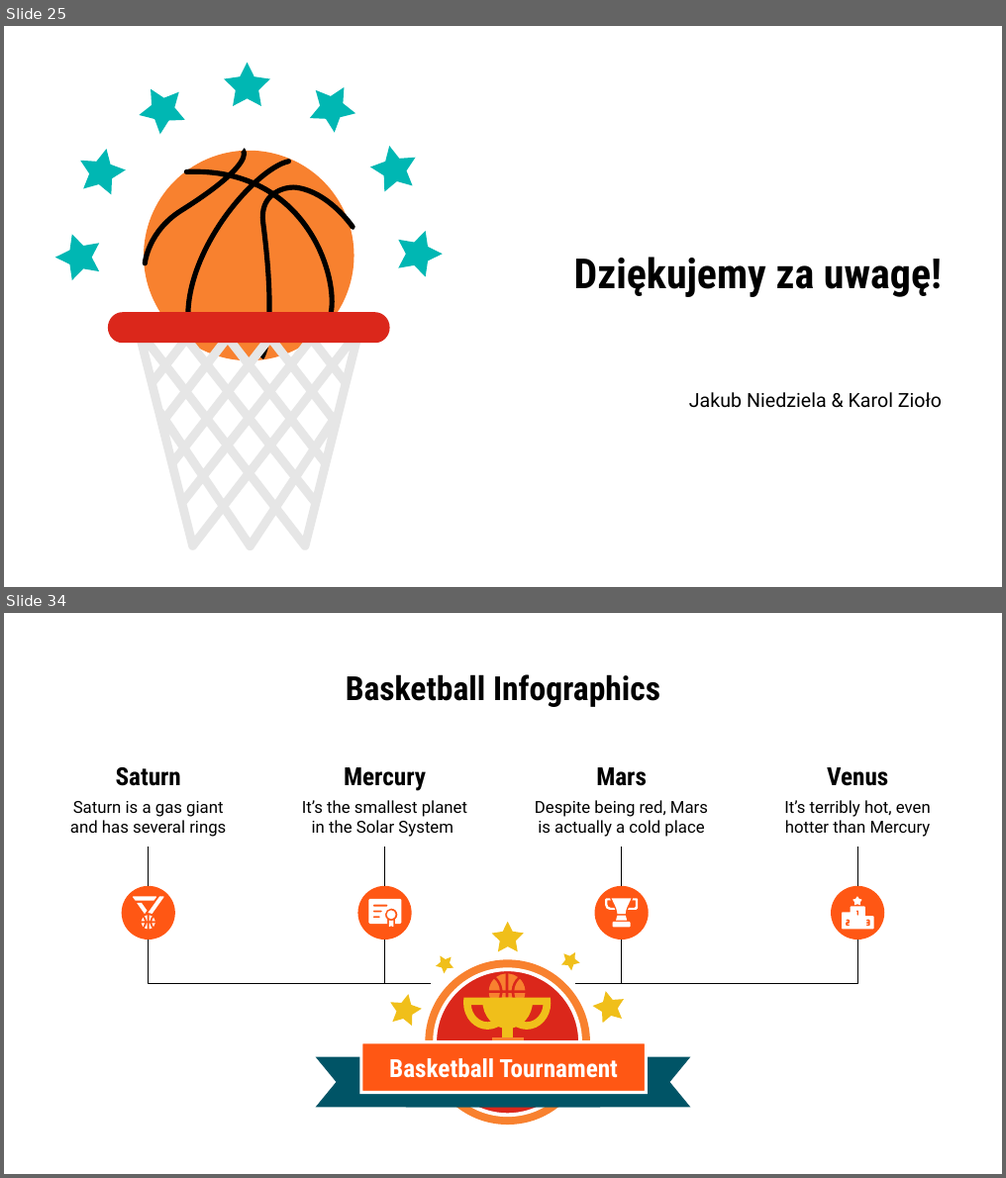
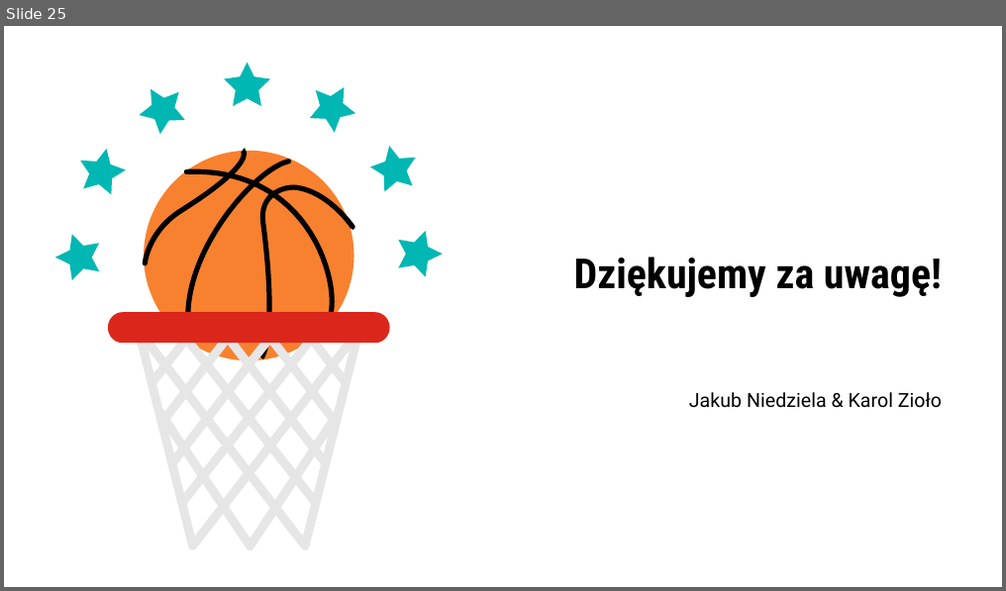
Before and after one commit to dukekush/AW, a slide deck: Prezentacja_AW.pptx. Shown one above the other, each under a label of ours: slides 25 and 34 before the commit, slide 25 after it; the slides between them are not shown. The pictures are 1006x1178 and 1006x591 pixels, drawn with LibreOffice and Linux fonts; fonts in the diff are those of the drawing. Boxes give left, top, right and bottom in pixels: in the first picture for what was removed or moved away, otherwise in the second. Text is boxed around its words. In the diff, an @@ line names an element or a change of style, - is before the commit and + after.

```diff
--- a/Prezentacja_AW.pptx
+++ b/Prezentacja_AW.pptx
@@ slide 34 removed at (4,613,1002,1174), background #FFFFFF @@
@@ title removed at (346,674,660,707) @@
-Basketball Infographics
@@ group removed at (70,767,431,984): 2 texts, 1 ellipse, 1 elbow line, 1 line @@
-Saturn
-Saturn is a gas giant and has several rings
@@ group removed at (302,767,467,984): 2 texts, 1 ellipse, 1 elbow line, 1 line @@
-Mercury
-It’s the smallest planet in the Solar System
@@ group removed at (535,767,708,984): 2 texts, 1 ellipse, 1 elbow line, 1 line @@
-Mars
-Despite being red, Mars is actually a cold place
@@ group removed at (575,767,931,984): 2 texts, 1 ellipse, 1 elbow line, 1 line @@
-Venus
-It’s terribly hot, even hotter than Mercury
@@ freeform shape removed at (368,898,401,923) @@
@@ group removed at (605,898,638,928): 5 freeform shapes @@
@@ freeform shape removed at (842,906,873,930) @@
@@ freeform shape removed at (853,896,862,905) @@
@@ group removed at (133,896,163,930): 11 freeform shapes @@
@@ freeform shape removed at (387,910,396,919) @@
@@ freeform shape removed at (389,920,394,927) @@
@@ group removed at (315,921,691,1125): 25 freeform shapes @@
-Basketball Tournament
```
Also in this commit, not shown: 30 other slides removed, 1 other file.
